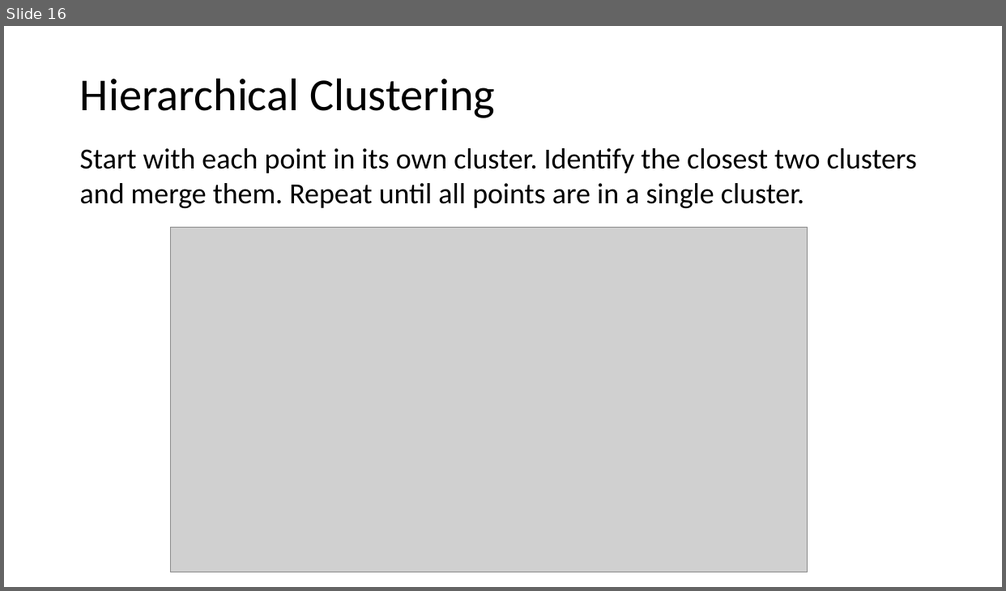
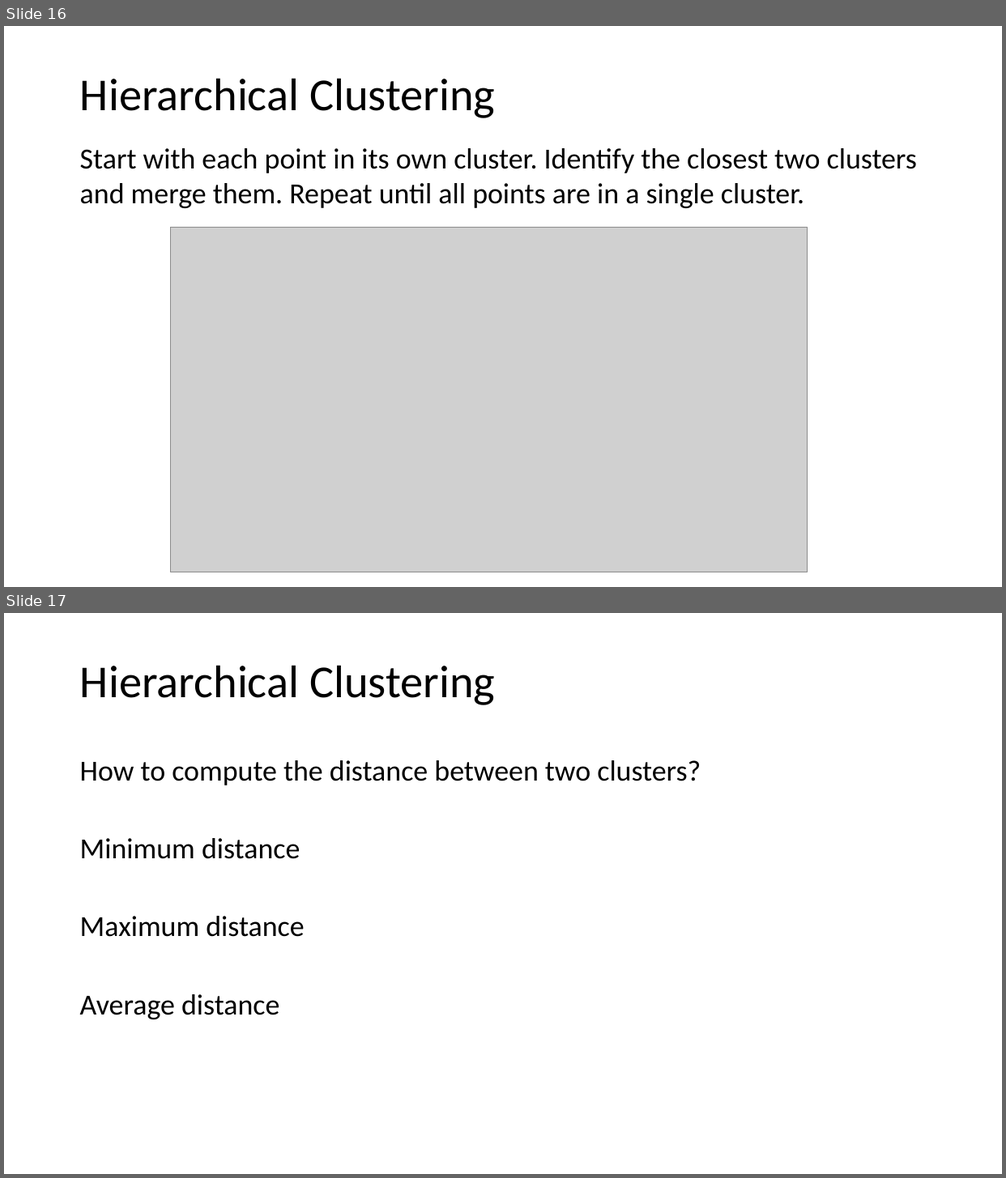
Before and after one commit to tianzheng4/tianzheng4.github.io, a slide deck: _umkc-teaching/slides/Lecture12.pptx. Shown one above the other, each under a label of ours: slide 16 before the commit, slides 16 and 17 after it. The pictures are 1006x591 and 1006x1178 pixels, drawn with LibreOffice and Linux fonts; fonts in the diff are those of the drawing; grey boxes stand for pictures. Boxes give left, top, right and bottom in pixels: in the first picture for what was removed or moved away, otherwise in the second. Text is boxed around its words. In the diff, an @@ line names an element or a change of style, - is before the commit and + after.

```diff
--- a/_umkc-teaching/slides/Lecture12.pptx
+++ b/_umkc-teaching/slides/Lecture12.pptx
@@ slide 17 added at <box>4,613,1002,1174</box>, background #FFFFFF @@
@@ title added at <box>80,665,495,705</box>, 44 pt, text #000000 @@
+Hierarchical Clustering
@@ text added at <box>80,760,701,786</box>, 28 pt, text #000000 @@
+How to compute the distance between two clusters?
@@ text added at <box>80,838,300,859</box>, 28 pt, text #000000 @@
+Minimum distance
@@ text added at <box>80,916,304,937</box>, 28 pt, text #000000 @@
+Maximum distance
@@ text added at <box>80,995,279,1020</box>, 28 pt, text #000000 @@
+Average distance
```
Also in this commit, not shown: 11 other files.
